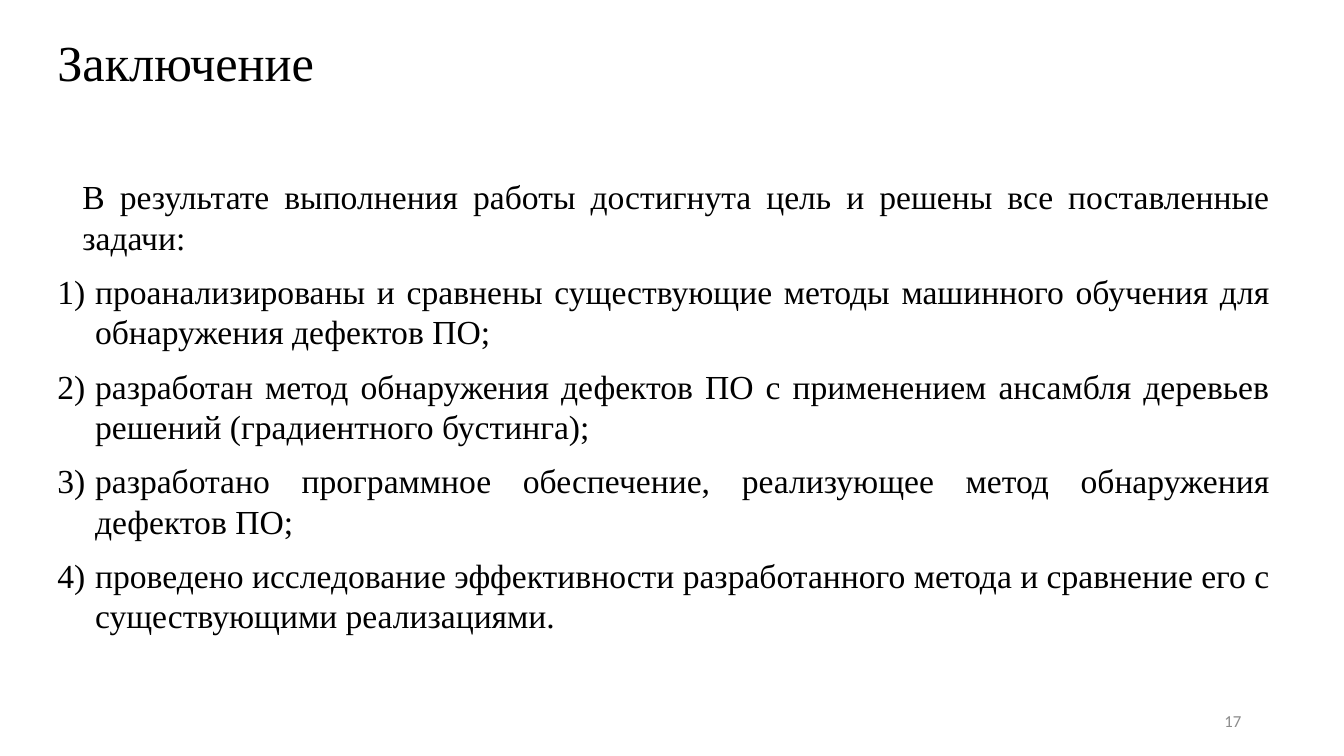
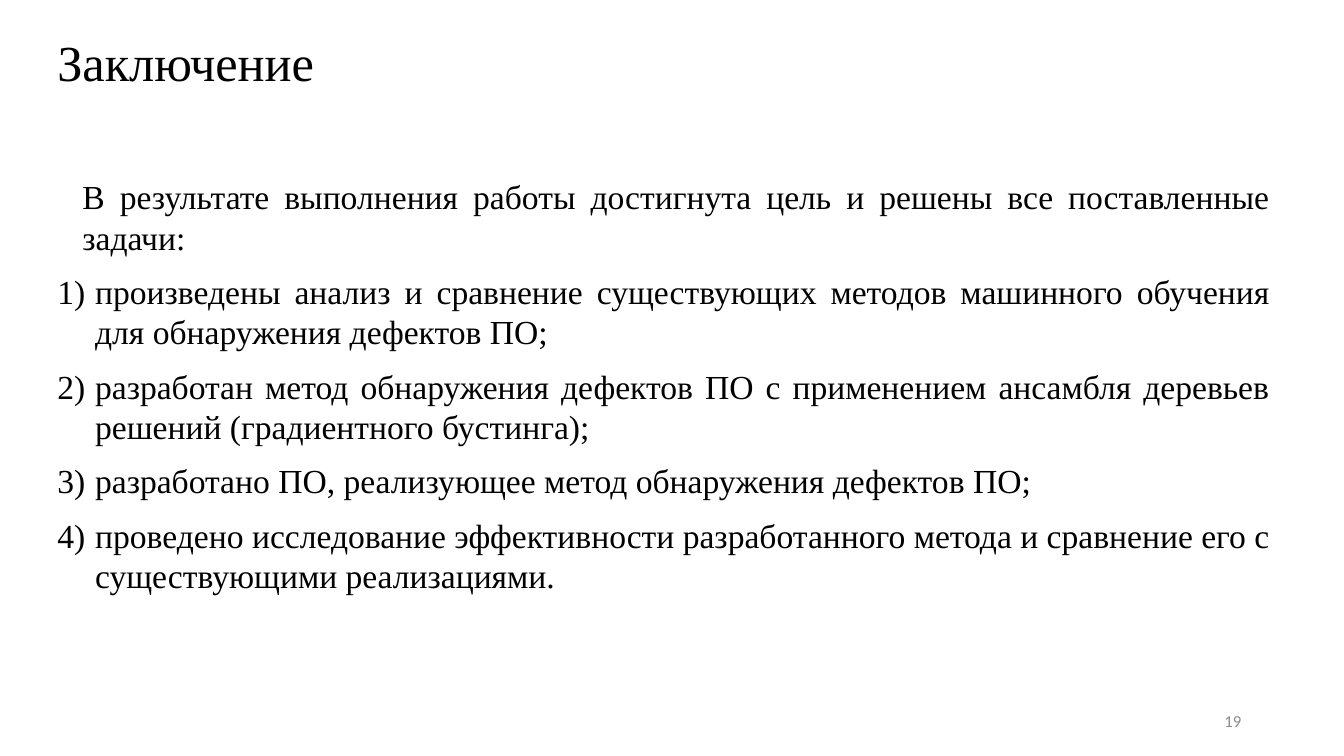
Before and after one commit to ilyasssklimov/bmstu_DefectDetection, a slide deck: slide 19 of doc/presentation/КлимовИС_ВКР_презентация.pptx (slide 17 before the commit). Drawn at 1344x756 pixels with LibreOffice and Linux fonts; fonts in the diff are those of the drawing. Boxes give left, top, right and bottom in pixels: in the first picture for what was removed or moved away, otherwise in the second. Text is boxed around its words. In the diff, an @@ line names an element or a change of style, - is before the commit and + after.

```diff
--- a/doc/presentation/КлимовИС_ВКР_презентация.pptx
+++ b/doc/presentation/КлимовИС_ВКР_презентация.pptx
@@ text at (95, 280, 1270, 351): text changed @@
-1) проанализированы и сравнены существующие методы машинного обучения для обнаружения дефектов ПО;
+1) произведены анализ и сравнение существующих методов машинного обучения для обнаружения дефектов ПО;
@@ text at (95, 469, 1031, 500): text changed @@
-3) разработано программное обеспечение, реализующее метод обнаружения дефектов ПО;
+3) разработано ПО, реализующее метод обнаружения дефектов ПО;
@@ page number at (1224, 716, 1241, 727): text changed @@
-17
+19
```
Also in this commit, not shown: 11 other slides changed, 4 slides added, 2 slides removed, 11 other files.
